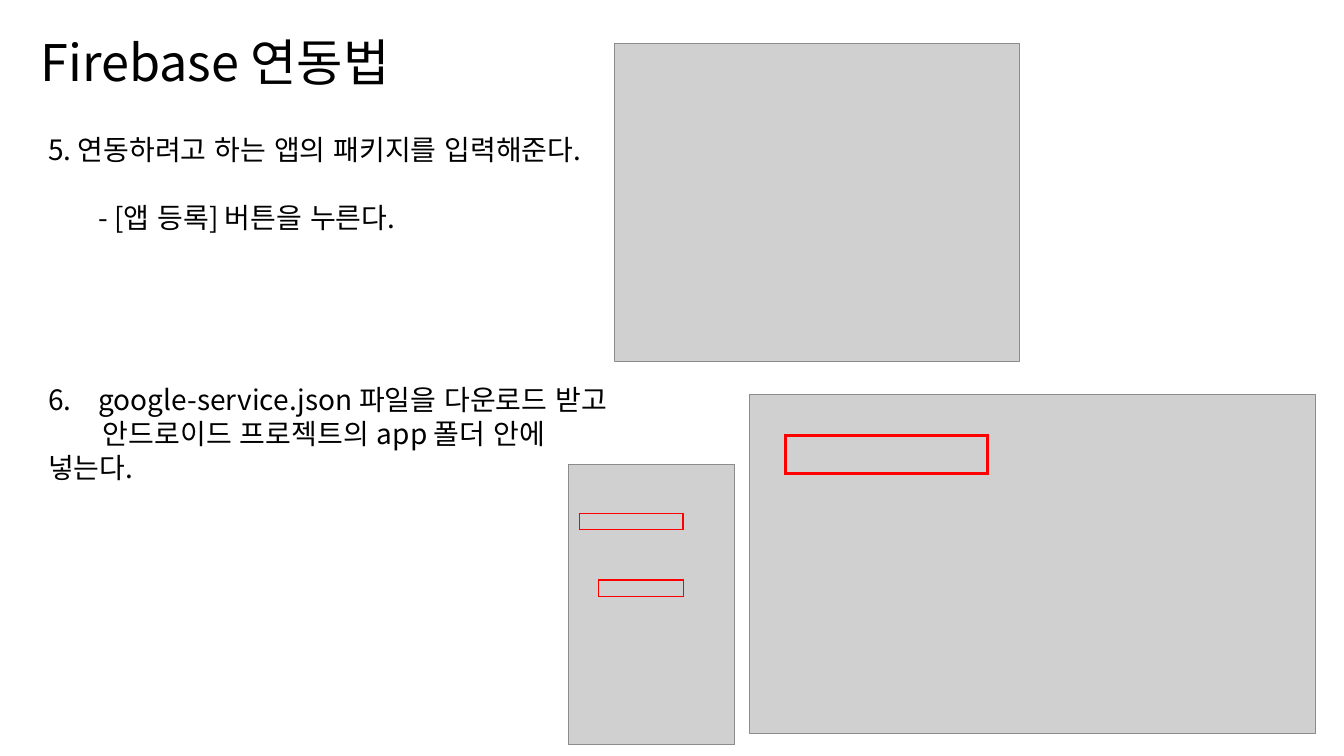
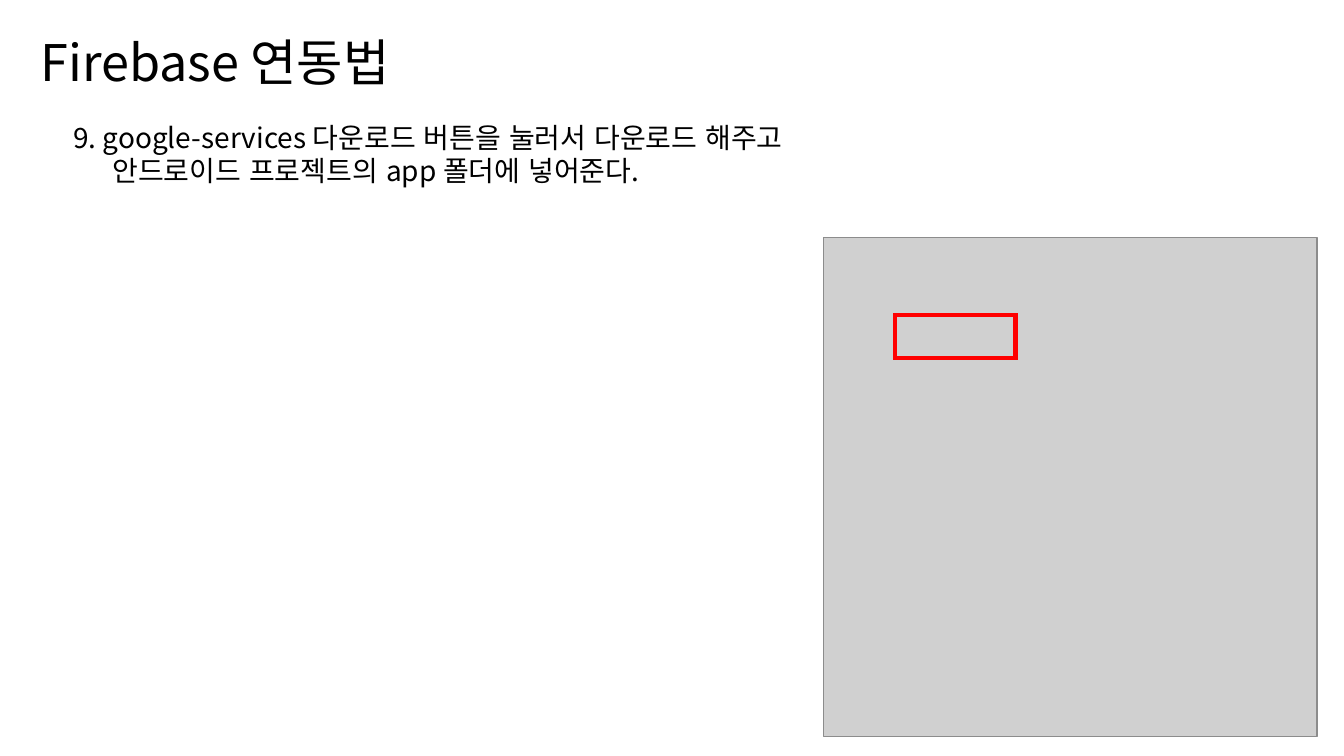
Before and after one commit to ckstmznf/2022-EDCAN-Class, a slide deck: slide 17 of PPT/2. Firebase/Firebase.pptx (slide 14 before the commit). Drawn at 1344x756 pixels with LibreOffice and Linux fonts; fonts in the diff are those of the drawing; grey boxes stand for pictures. Boxes give left, top, right and bottom in pixels: in the first picture for what was removed or moved away, otherwise in the second. Text is boxed around its words. In the diff, an @@ line names an element or a change of style, - is before the commit and + after.

```diff
--- a/PPT/2. Firebase/Firebase.pptx
+++ b/PPT/2. Firebase/Firebase.pptx
@@ picture removed at [615,43,1020,361] @@
@@ text removed at [48,136,582,163] @@
-5. 연동하려고 하는 앱의 패키지를 입력해준다.
@@ text at [73,124,782,188]: text changed @@
-6. google-service.json 파일을 다운로드 받고
-안드로이드 프로젝트의 app 폴더 안에 넣는다.
+9. google-services 다운로드 버튼을 눌러서 다운로드 해주고
+안드로이드 프로젝트의 app 폴더에 넣어준다.
@@ text removed at [114,204,395,233] @@
-- [앱 등록] 버튼을 누른다.
@@ picture: place and size @@
-picture at [749,395,1316,734]
+picture at [824,238,1317,737]
@@ rectangle added at [895,315,1016,358], outline #FF0000 3 pt @@
@@ rectangle removed at [785,436,987,473] @@
@@ picture removed at [569,465,735,745] @@
@@ rectangle removed at [580,514,684,530] @@
@@ rectangle removed at [599,580,684,596] @@
```
Also in this commit, not shown: 4 other slides changed, 12 slides added, 8 slides removed, 52 other files.
